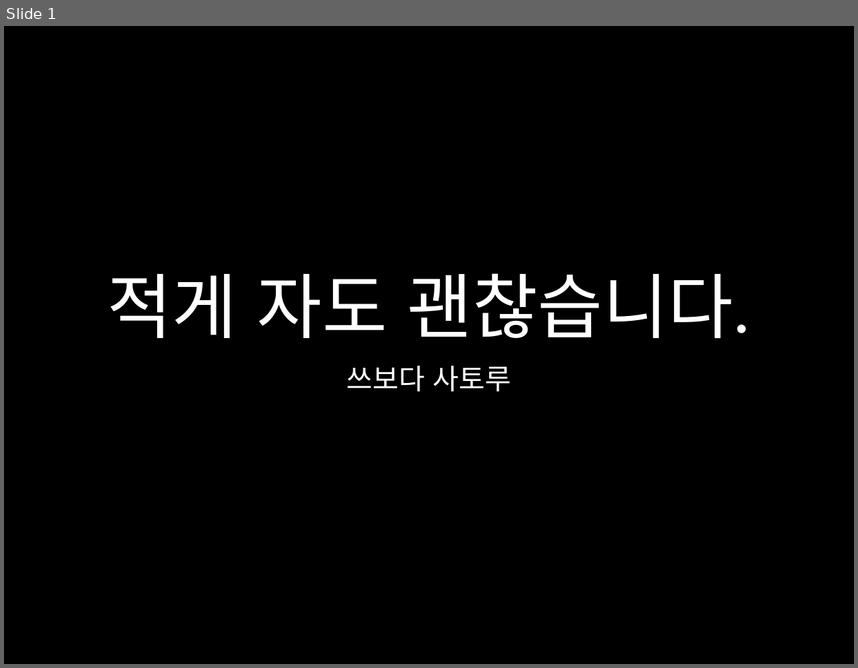
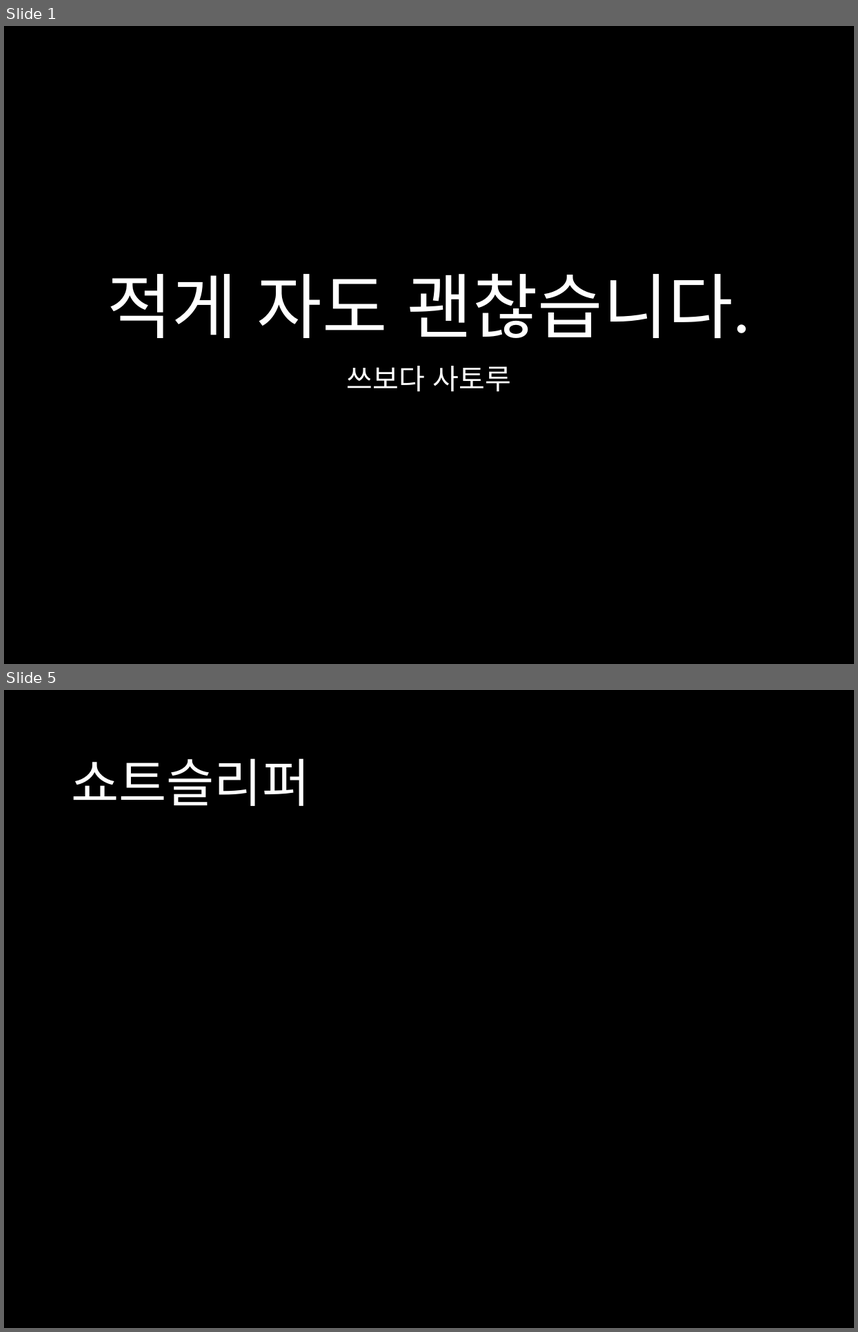
Before and after one commit to harrisleesh/Review, a slide deck: 적게 자도 괜찮습니다.pptx. Shown one above the other, each under a label of ours: slide 1 before the commit, slides 1 and 5 after it; the slides between them are not shown. The pictures are 858x668 and 858x1332 pixels, drawn with LibreOffice and Linux fonts; fonts in the diff are those of the drawing. Boxes give left, top, right and bottom in pixels: in the first picture for what was removed or moved away, otherwise in the second. Text is boxed around its words. In the diff, an @@ line names an element or a change of style, - is before the commit and + after.

```diff
--- a/적게 자도 괜찮습니다.pptx
+++ b/적게 자도 괜찮습니다.pptx
@@ slide 5 added at (4,690,854,1328), background #000000 @@
@@ title added at (71,758,310,806), 44 pt, text #FFFFFF @@
+쇼트슬리퍼
```
Also in this commit, not shown: 3 other slides added, 1 other file.
